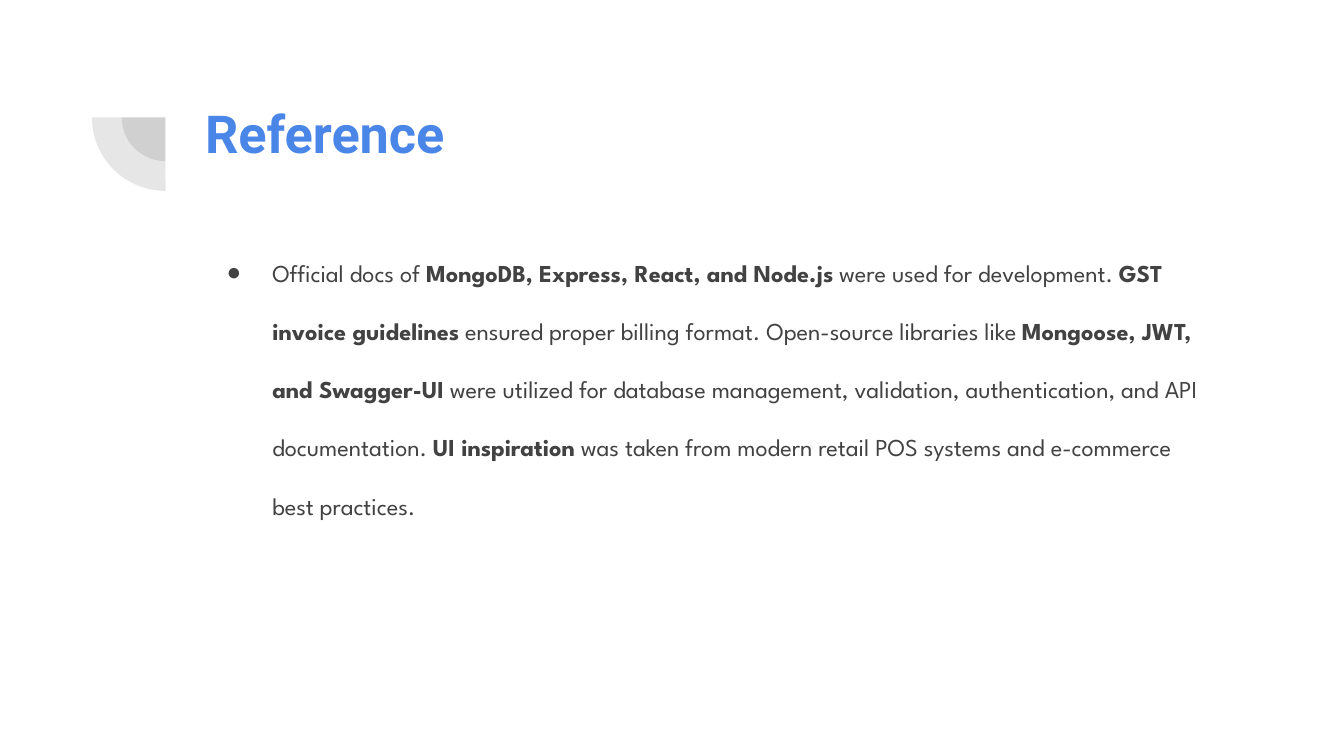
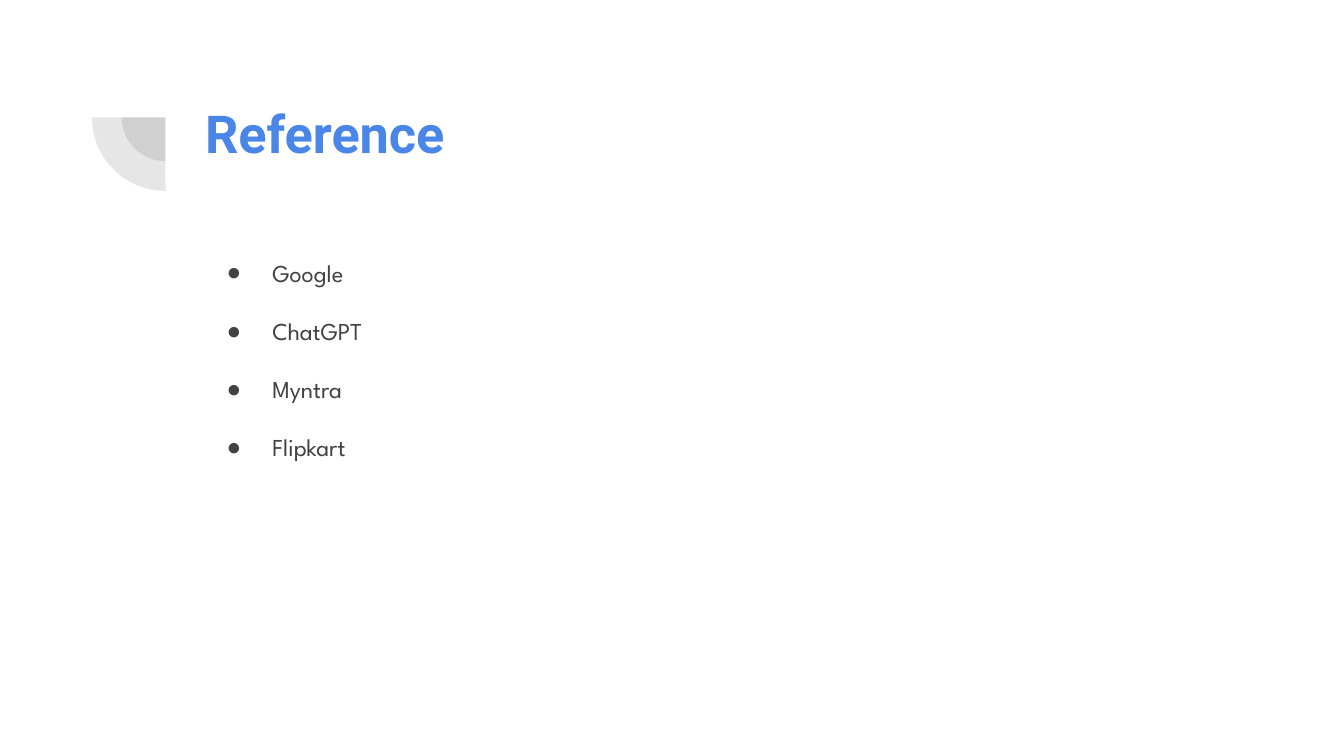
Before and after one commit to angelraiyanii/Cosmetic_Product_React_MCA, a slide deck: slide 24 of GlowCosmetic Wabsite React MCA CIE-2.pptx (slide 20 before the commit). Drawn at 1344x756 pixels with LibreOffice and Linux fonts; fonts in the diff are those of the drawing. Boxes give left, top, right and bottom in pixels: in the first picture for what was removed or moved away, otherwise in the second. Text is boxed around its words. In the diff, an @@ line names an element or a change of style, - is before the commit and + after.

```diff
--- a/GlowCosmetic Wabsite React MCA CIE-2.pptx
+++ b/GlowCosmetic Wabsite React MCA CIE-2.pptx
@@ text at box(272, 265, 362, 461): text changed @@
-● Official docs of MongoDB, Express, React, and Node.js were used for development. GST invoice guidelines ensured proper billing format. Open-source libraries like Mongoose, JWT, and Swagger-UI were utilized for database management, validation, authentication, and API documentation. UI inspiration was taken from modern retail POS systems and e-commerce best practices.
+● Google
+● ChatGPT
+● Myntra
+● Flipkart
```
Also in this commit, not shown: 1 other slide changed, 4 slides added, 28 other files.
